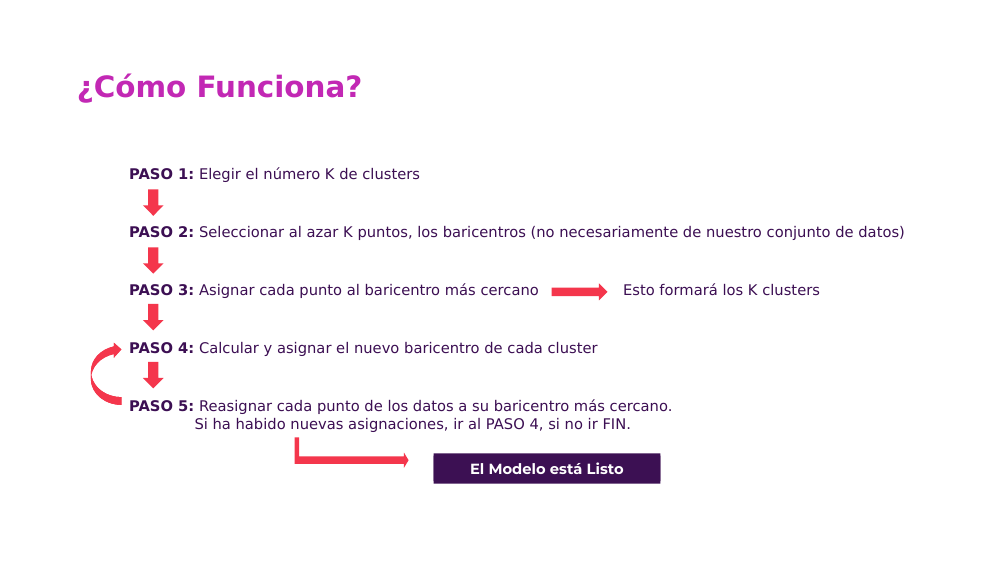
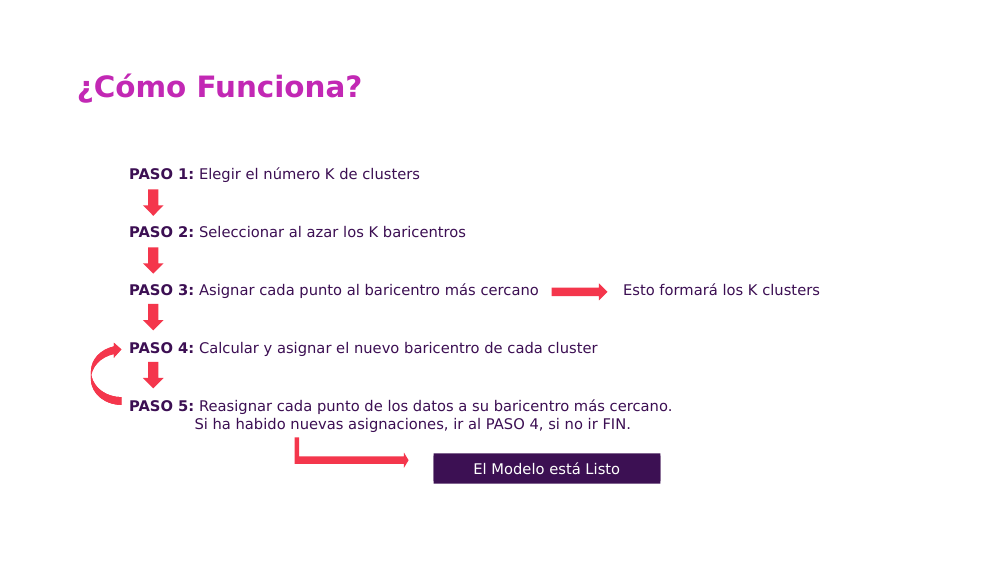
Before and after one commit to csameshiman/Axity_Curso_ML_2023, a slide deck: slide 9 of Diapositivas/Parte 04.Clustering/04_01_K-Means_Clustering.pptx. Drawn at 1008x567 pixels with LibreOffice and Linux fonts; fonts in the diff are those of the drawing; background and template pictures are left out. Boxes give left, top, right and bottom in pixels: in the first picture for what was removed or moved away, otherwise in the second. Text is boxed around its words. In the diff, an @@ line names an element or a change of style, - is before the commit and + after.

```diff
--- a/Diapositivas/Parte 04.Clustering/04_01_K-Means_Clustering.pptx
+++ b/Diapositivas/Parte 04.Clustering/04_01_K-Means_Clustering.pptx
@@ text at (129,226,466,238): text changed @@
-PASO 2: Seleccionar al azar K puntos, los baricentros (no necesariamente de nuestro conjunto de datos)
+PASO 2: Seleccionar al azar los K baricentros
@@ rectangle "El Modelo está Listo" at (434,456,661,482): font Montserrat to DejaVu Sans, bold off @@
```
Also in this commit, not shown: 24 other slides changed, 13 slides removed.
